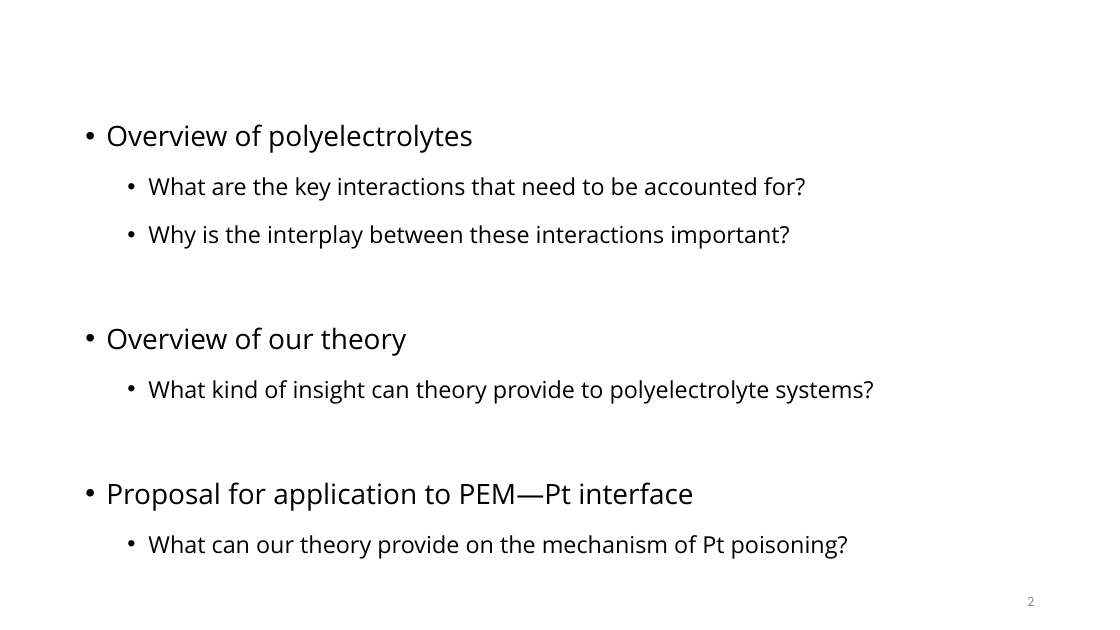
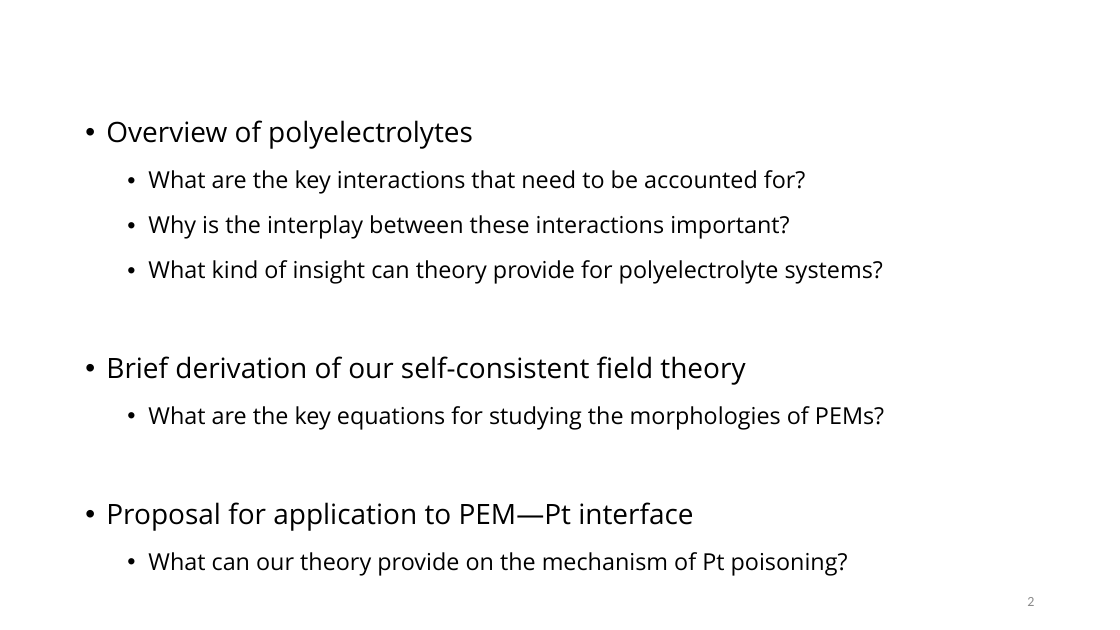
Before and after one commit to tyokokur/presentations, a slide deck: slide 2 of 20240722 NAF Intro.pptx. Drawn at 1120x630 pixels with LibreOffice and Linux fonts; fonts in the diff are those of the drawing; background and template pictures are left out. Boxes give left, top, right and bottom in pixels: in the first picture for what was removed or moved away, otherwise in the second. Text is boxed around its words. In the diff, an @@ line names an element or a change of style, - is before the commit and + after.

```diff
--- a/20240722 NAF Intro.pptx
+++ b/20240722 NAF Intro.pptx
@@ text at (106, 120, 848, 576): line spacing 1 to 0.9 @@
@@ text at (106, 260, 884, 430): text changed @@
-• Overview of our theory
-  • What kind of insight can theory provide to polyelectrolyte systems?
+  • What kind of insight can theory provide for polyelectrolyte systems?
+• Brief derivation of our self-consistent field theory
+  • What are the key equations for studying the morphologies of PEMs?
```
Also in this commit, not shown: 5 other slides changed, 3 slides added, 1 slide removed.
